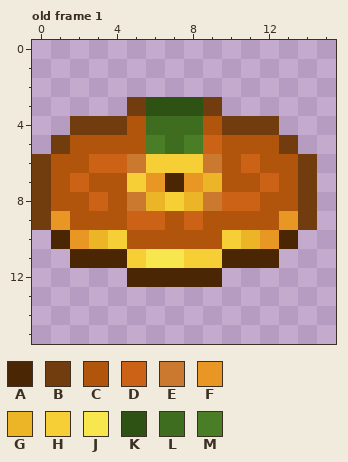
Pixel-art file -- external-assets/textures/music_disc.aseprite. That is the earlier state.
16x16 pixels, 1 frame. Shown: old frame 1.
Palette (. is transparent): A #4b2605  B #713d0f  C #b1540c  D #cb6215  E #cc7930  F #e99724  G #ecb427  H #f6cf37  J #f7e64d  K #2d5213  L #3f6d1f  M #4a7e26
Pixels before, old frame 1, first column x 0:
 3 .....BKKKB.....
 4 ..BBBCLLLCBBB..
 5 .BCCCCMLMDCCCB.
 6 BCCDDEHHHECDCCB
 7 BCDCCHFAFGCCDCB
 8 BCCDCEGHGEDDCCB
 9 BFCCCDDCDCCCCFB
10 .AFGHCCCCCHGFA.
11 ..AAAHJJHHAAA..
12 .....AAAAA.....
After:
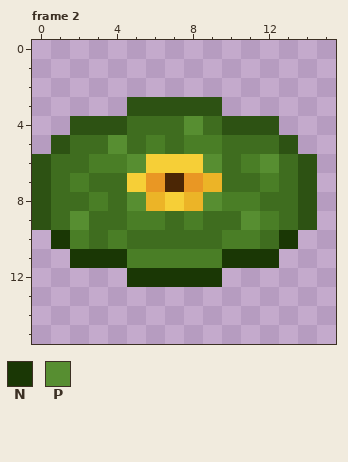
Colours new in this view: N #1a3705  P #578e31
A new or re-ordered frame is compared with the old frame closest to it.
Difference:
frames 1 -> 2
Changed rows in their new state; - is an unchanged pixel.
Frame 2 is new; against old frame 1:
first column x 0:
 3 -----K---K-----
 4 --KKKL--PLKKK--
 5 -KLLPL---MLLLK-
 6 KLLMMP---PLMPLK
 7 KLMLL-----LLMLK
 8 KLLMLP---PMMLLK
 9 KLPLLMMLMLLPMLK
10 -NMLMLLLLLMMLN-
11 --NNNMMMMMNNN--
12 -----NNNNN-----
Boxes around the changes in both pictures, in picture pixels (x1, y1, x2, y2):
changed: (32, 97, 317, 287)
